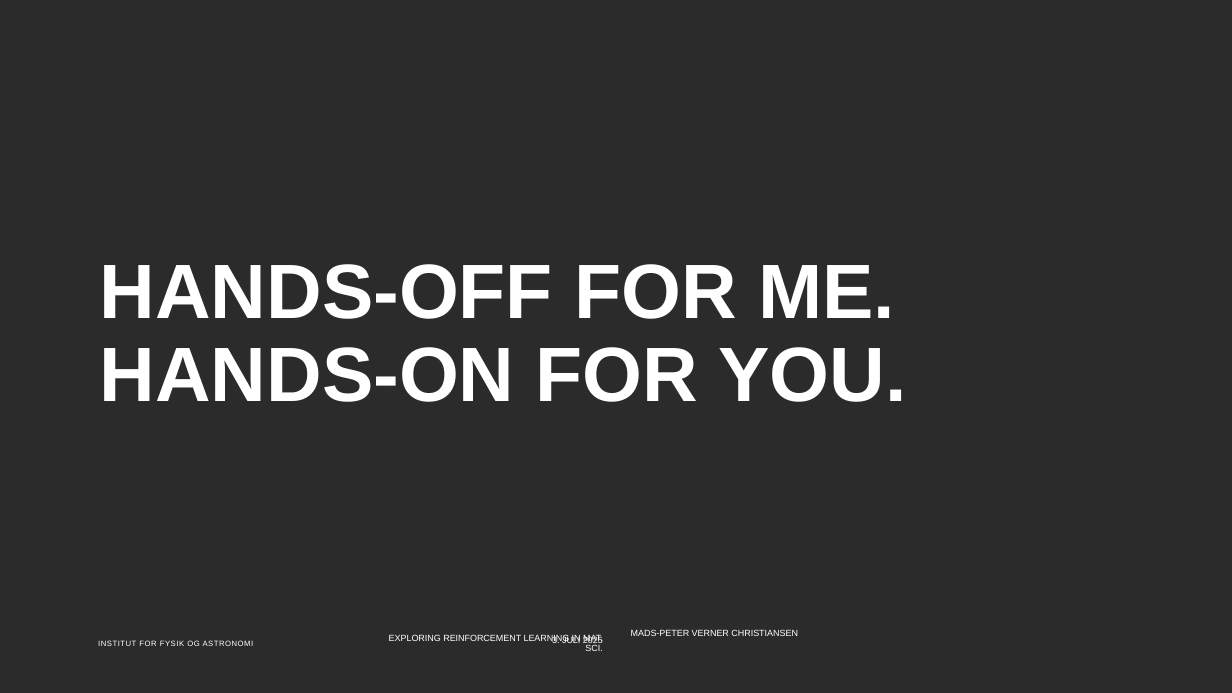
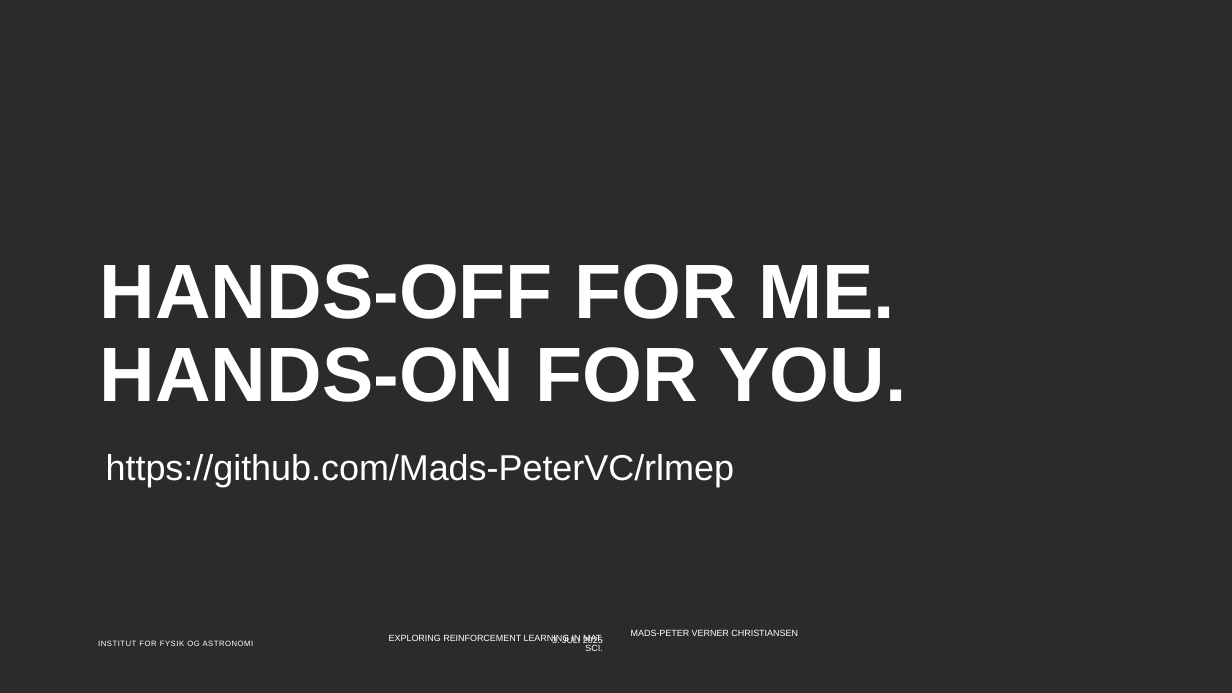
Before and after one commit to Mads-PeterVC/rlmep, a slide deck: slide 27 of slides/slides.pptx (slide 25 before the commit). Drawn at 1232x693 pixels with LibreOffice and Linux fonts; fonts in the diff are those of the drawing; background and template pictures are left out; a plain dark background stands for a picture behind light text. Boxes give left, top, right and bottom in pixels: in the first picture for what was removed or moved away, otherwise in the second. Text is boxed around its words. In the diff, an @@ line names an element or a change of style, - is before the commit and + after.

```diff
--- a/slides/slides.pptx
+++ b/slides/slides.pptx
@@ text added at (106,454,734,487), 28 pt, text #FFFFFF @@
+https://github.com/Mads-PeterVC/rlmep
```
Also in this commit, not shown: 7 other slides changed, 8 slides added, 1 slide removed.
